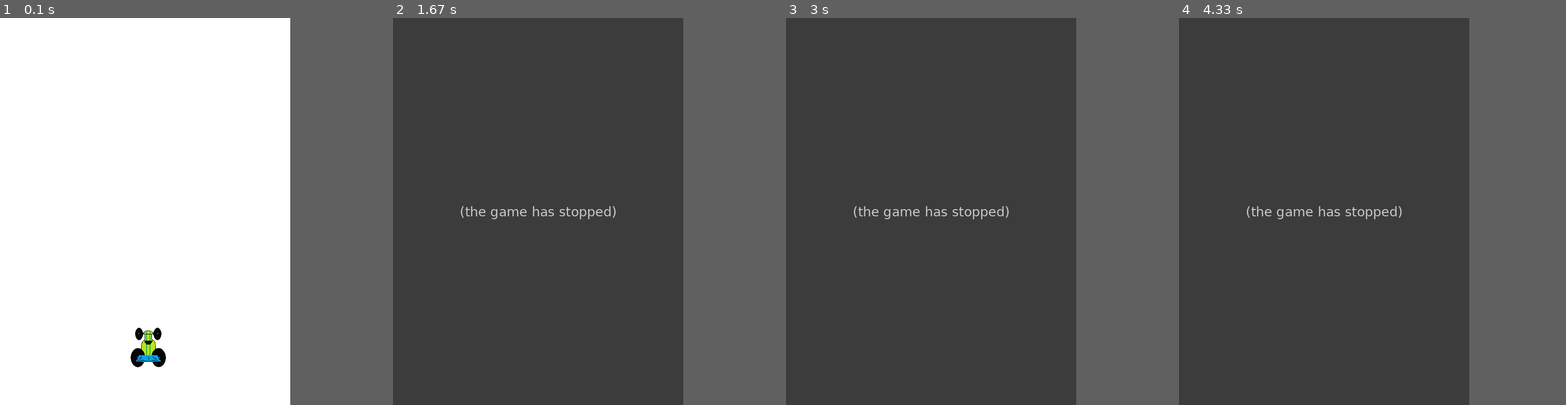
Above: before the commit, frames 1-4 (left to right).
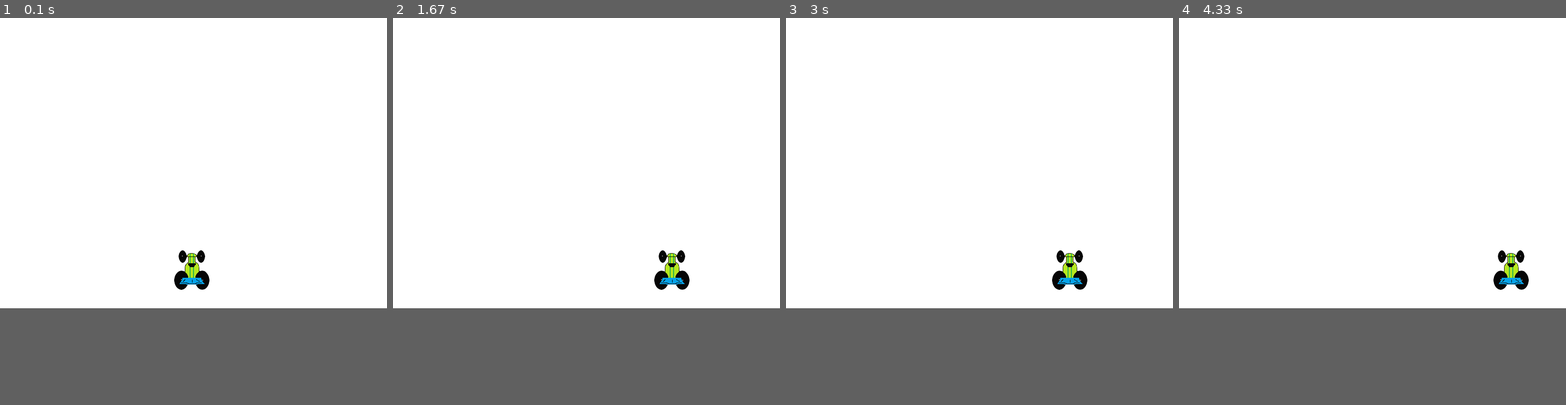
Above: after the commit, the same moments.

Repository: CreativeCoffee/pygame-tutorial
Game: pygame game, started from main.py
Two runs of this game, one before a commit and one after it. Both use one fixed random seed, a clock stepped at 60 frames per second and the inputs below.
Inputs:
- Up to frame 1 (0.1 s): no input
- Up to frame 2 (1.67 s): hold D 0.33-0.8 s; hold D 0.83-1.3 s; hold A from 1.33 s (still down)
- Up to frame 3 (3 s): release A at 1.87 s; hold A 1.9-2.3 s; hold D 2.33-2.97 s
- Up to frame 4 (4.33 s): hold A 3-3.47 s; hold D 3.5-3.97 s; hold D from 4 s (still down)
In our replay, the window is 600x800 before the commit and 800x600 after it. These sizes can differ from the game's own. Grey fills any space a smaller window leaves; there, only what the larger window draws over its background counts as a difference.

The runs differ from the first frame. In frame 1, 1.2% of the frame differs, in the area x 33-55%, y 60-91%; in frame 2, 56%; in frame 3, 56%; in frame 4, 57%, in the area x 0-91%, y 0-75%.
Before the commit the program exited at 1.23 s; later frames show no game.

Commit message:
added game over conditions

Diff:
--- a/main.py
+++ b/main.py
@@ -1,10 +1,11 @@
 # import and init pygame.
 import pygame
+import time
 pygame.init()
 
 # Variables
-width = 600
-height = 800
+width = 800
+height = 600
 fps = 60
 black = (0,0,0)
 white = (255,255,255)
@@ -17,6 +18,22 @@
 
 def displayplayer(x,y):
     window.blit(player, (x,y))
+
+def textObjects(text, font):
+    txtSurf = font.render(text, True, black)
+    return txtSurf, txtSurf.get_rect()
+
+def gameovermsg(text):
+    largetxt = pygame.font.Font('Raleway-Bold.ttf', 80)
+    TextSurf, TextRect = textObjects(text, largetxt)
+    TextRect.center = ((width / 2), (height / 2))
+    window.blit(TextSurf, TextRect)
+    pygame.display.update()
+    time.sleep(2)
+    main()
+
+def playerlose():
+    gameovermsg('You Crashed!')
 
 # main game loop
 def main():
@@ -45,7 +62,8 @@
         displayplayer(x,y)
         if x > width - playerwidth or x < 0:
             print("Out of Bounds!")
-            gameOver = True
+            playerlose()
+
 
         # update screen and fps.
         pygame.display.update()
Binary file added: Raleway-Bold.ttf
